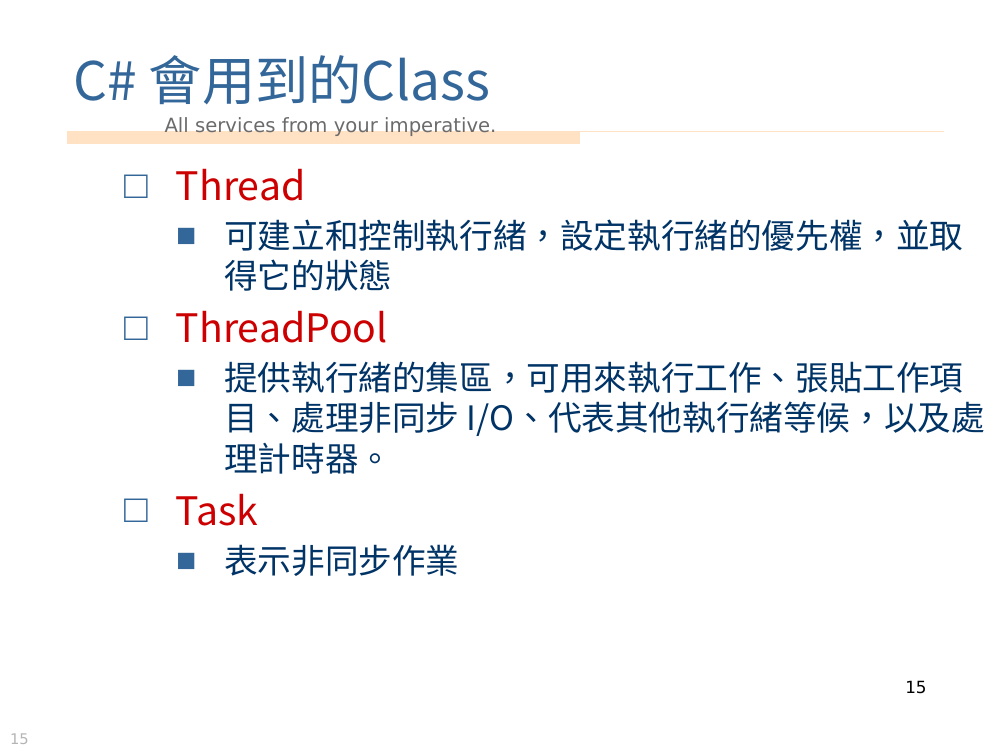
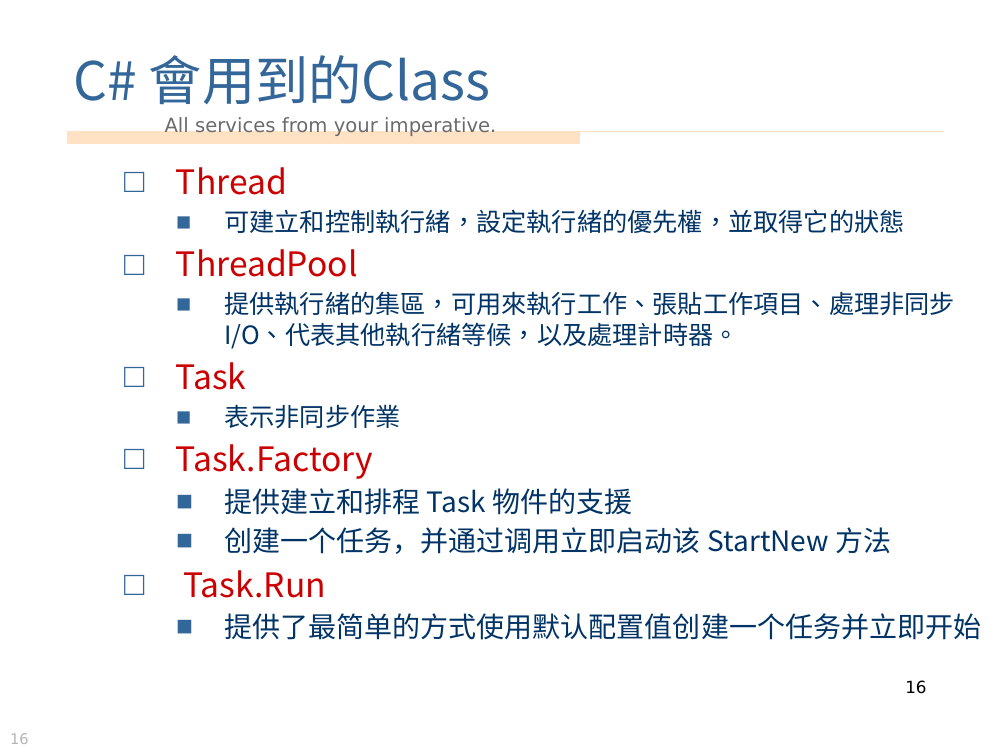
Before and after one commit to vulcanlee/Parallel_Asynchronous_Sample, a slide deck: slide 16 of 多執行緒處理和非同步處理.pptx (slide 15 before the commit). Drawn at 1008x756 pixels with LibreOffice and Linux fonts; fonts in the diff are those of the drawing; background and template pictures are left out. Boxes give left, top, right and bottom in pixels: in the first picture for what was removed or moved away, otherwise in the second. Text is boxed around its words. In the diff, an @@ line names an element or a change of style, - is before the commit and + after.

```diff
--- a/多執行緒處理和非同步處理.pptx
+++ b/多執行緒處理和非同步處理.pptx
@@ text at (x1=176, y1=167, x2=955, y2=428): size 28 to 24 pt in "Thread", "ThreadPool", "Task"; size 24 to 18 pt in "可建立和控制執行緒，設定執行緒的優先權，並取得它的狀態", "提供執行緒的集區，可用來執行工作、張貼工作項目、處理非同步 I/O、代表其他執行緒等候，以及處理計時器。", "表示非同步作業"; less space between paragraphs @@
@@ text at (x1=176, y1=444, x2=981, y2=640): paragraphs added @@
+□ Task.Factory
+  ■ 提供建立和排程 Task 物件的支援
+  ■ 创建一个任务，并通过调用立即启动该 StartNew 方法
+□ Task.Run
+  ■ 提供了最简单的方式使用默认配置值创建一个任务并立即开始
@@ page number at (x1=905, y1=680, x2=926, y2=694): text changed @@
-15
+16
@@ page number at (x1=10, y1=733, x2=29, y2=744): text changed @@
-15
+16
```
Also in this commit, not shown: 1 other slide changed, 4 slides added, 1 other file.
